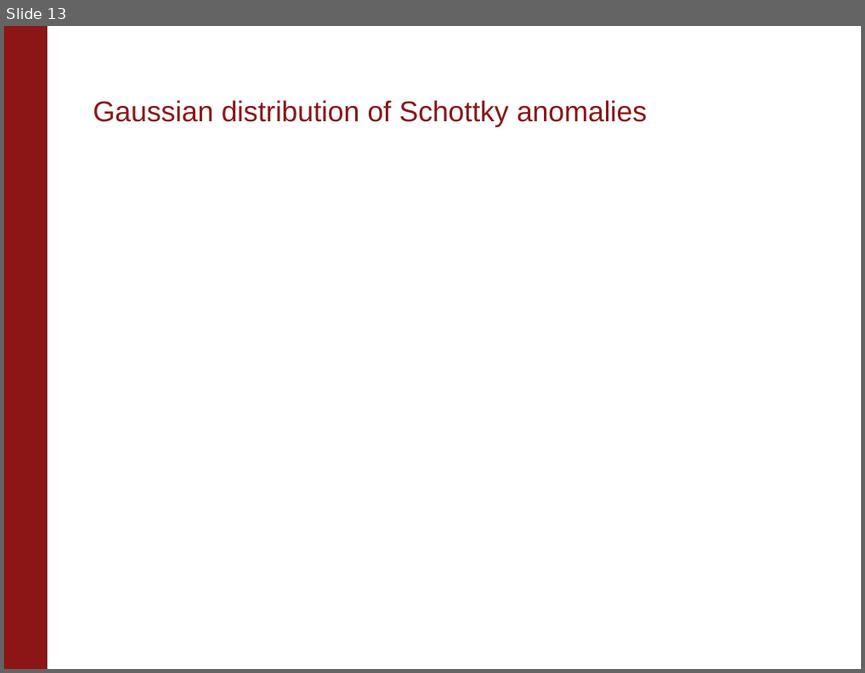
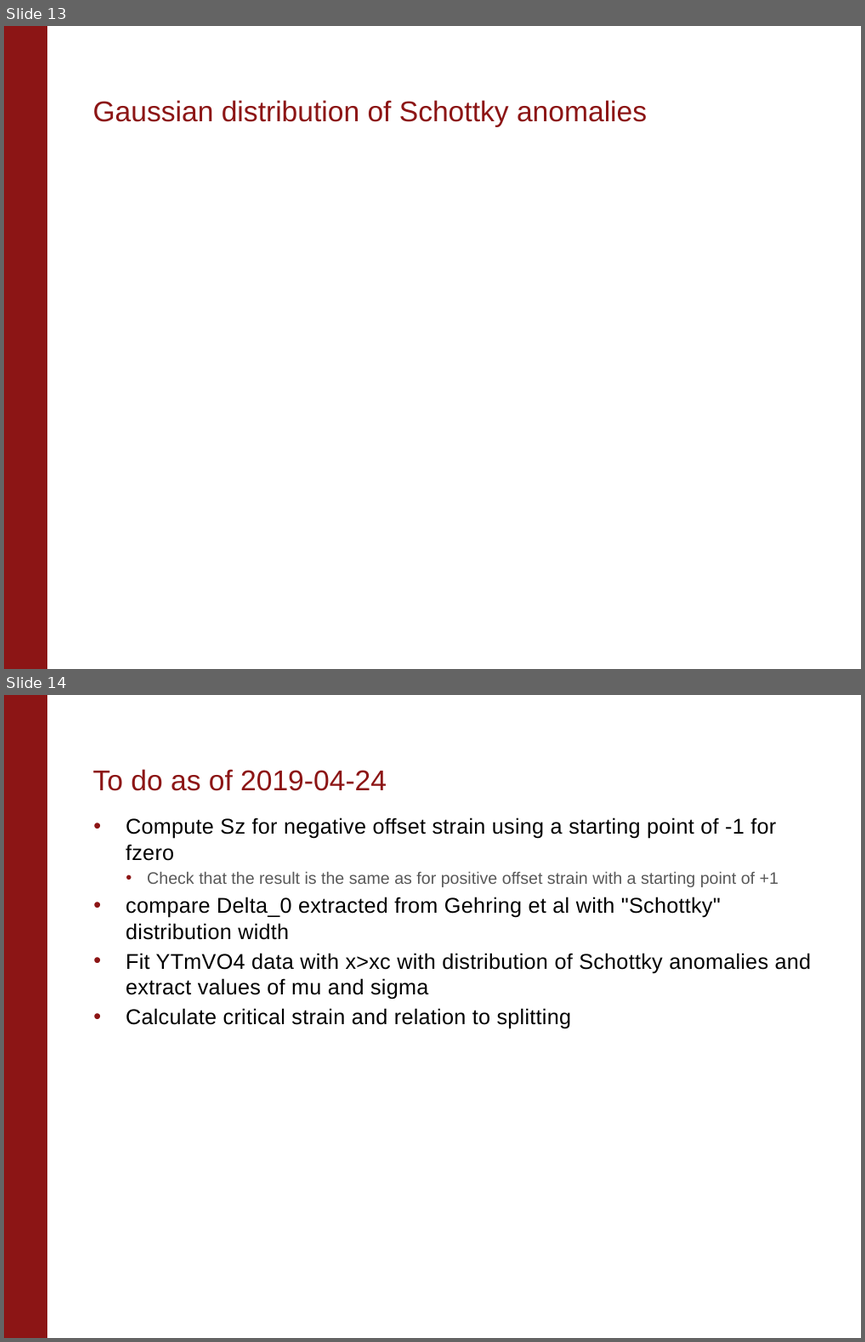
Before and after one commit to pmassat/matlab-postdoc, a slide deck: Matlab_data_analysis/Cp_analysis/AnalyzeCpDoping/Cp_random_strains/TmVO4_Cp_random_strains_analysis_notes.pptx. Shown one above the other, each under a label of ours: slide 13 before the commit, slides 13 and 14 after it. The pictures are 865x673 and 865x1342 pixels, drawn with LibreOffice and Linux fonts; fonts in the diff are those of the drawing; grey boxes stand for pictures; background and template pictures are left out. Boxes give left, top, right and bottom in pixels: in the first picture for what was removed or moved away, otherwise in the second. Text is boxed around its words. In the diff, an @@ line names an element or a change of style, - is before the commit and + after.

```diff
--- a/Matlab_data_analysis/Cp_analysis/AnalyzeCpDoping/Cp_random_strains/TmVO4_Cp_random_strains_analysis_notes.pptx
+++ b/Matlab_data_analysis/Cp_analysis/AnalyzeCpDoping/Cp_random_strains/TmVO4_Cp_random_strains_analysis_notes.pptx
@@ slide 14 added at [4,695,861,1338], background #FFFFFF; not listed: 1 template element that a slide beside it also shows @@
@@ title added at [93,769,386,791], 24 pt, text #8C1515 @@
+To do as of 2019-04-24
@@ text added at [126,817,812,1029], 18 pt, text #000000 @@
+• Compute Sz for negative offset strain using a starting point of -1 for fzero
+    • Check that the result is the same as for positive offset strain with a starting point of +1
+• compare Delta_0 extracted from Gehring et al with "Schottky" distribution width
+• Fit YTmVO4 data with x>xc with distribution of Schottky anomalies and extract values of mu and sigma
+• Calculate critical strain and relation to splitting
```
Also in this commit, not shown: 1 other file.
